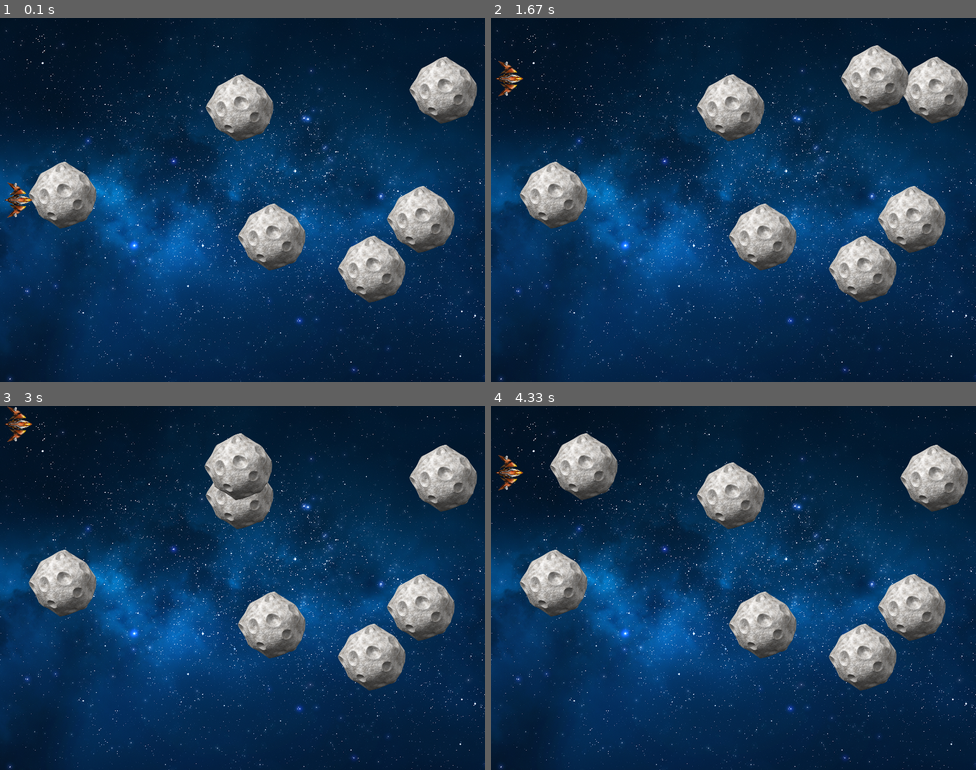
Above: before the commit, frames 1-4 (two rows, left to right).
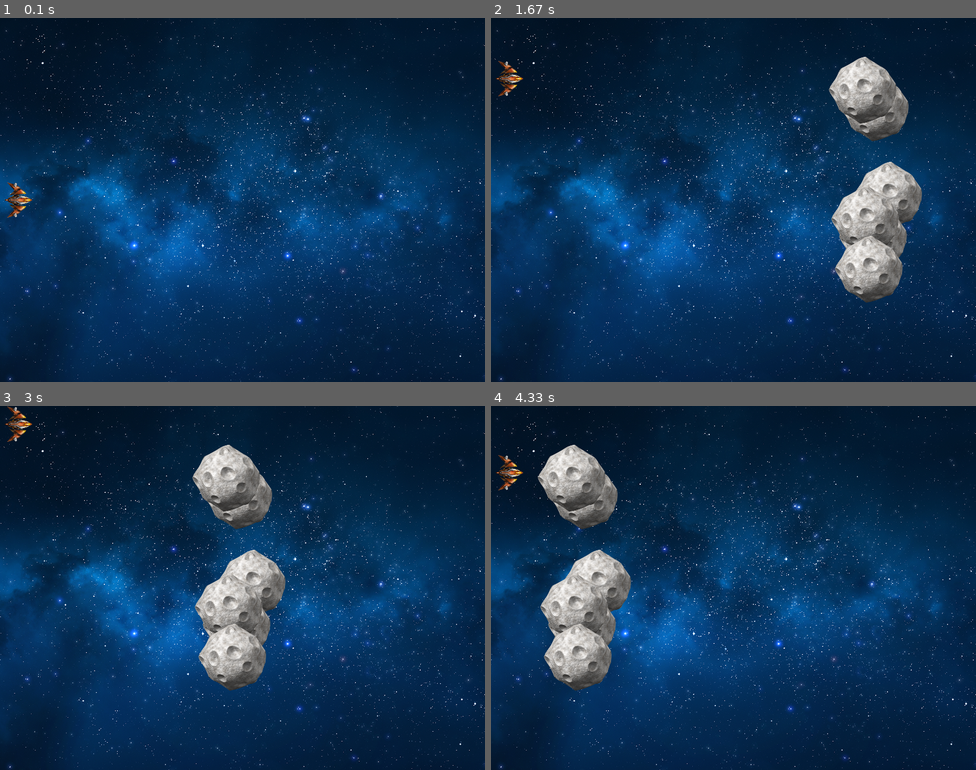
Above: after the commit, the same moments.

Repository: CristhianRave/Proceso_Pygame
Game: pygame game, started from main.py
The game is run twice, just before and just after one commit, with the same random seed, the same clock (stepped at 60 frames per second) and the same inputs.
Inputs:
- Up to frame 1 (0.1 s): no input
- Up to frame 2 (1.67 s): hold Up 0.33-0.8 s; hold Down 0.83-1.13 s; hold Up 1.17-1.53 s; hold Down from 1.57 s (still down)
- Up to frame 3 (3 s): release Down at 1.93 s; hold Up 1.97-2.27 s; hold Down 2.3-2.6 s; hold Up from 2.63 s (still down)
- Up to frame 4 (4.33 s): release Up at 3 s; hold Down 3.03-3.4 s; hold Up 3.43-3.73 s; hold Down 3.77-4.07 s; hold Up from 4.1 s (still down)

The runs differ from the first frame. In frame 1, 11% of the frame differs, in the area x 5-99%, y 10-79%; in frame 2, 14%; in frame 3, 15%; in frame 4, 17%, in the area x 5-99%, y 7-79%.

Commit message:
Generando movimientos

Diff:
--- a/entities.py
+++ b/entities.py
@@ -38,7 +38,7 @@
     dx = 3
 
 
-    def __init__(self, x = 770, y = 0):
+    def __init__(self, x = 0, y = 0):
 
         self.x = x
         self.y = y
--- a/main.py
+++ b/main.py
@@ -19,13 +19,13 @@
 
         self.allSprites = pg.sprite.Group()
 
-        self.allSprites.add(self.player)
-        self.allSprites.add(self.asteroides)
-
         self.asteroide = []
         for i in range(6):
-            ast = Asteroide(randint(0, 750), randint(0,500))
+            ast = Asteroide(randint(750, 800), randint(0,500))
             self.asteroide.append(ast)
+
+        self.allSprites.add(self.asteroide)
+        self.allSprites.add(self.player)
 
     def gameOver(self):
         pg.quit()
@@ -57,9 +57,6 @@
 
             self.screen.blit( self.background_image, (0,0))
 
-            for i in self.asteroide:
-                self.screen.blit(i.image, i.position)
-
             self.allSprites.update(dt)
             self.allSprites.draw(self.screen)
 
